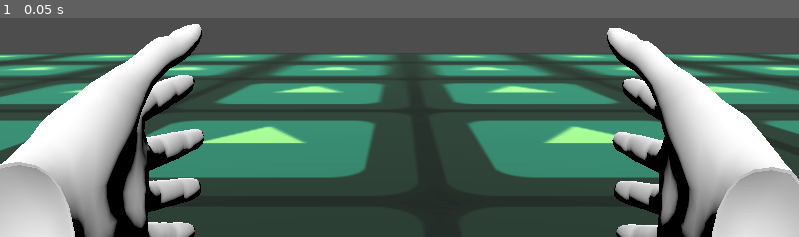
Above: before the commit, frame 1.
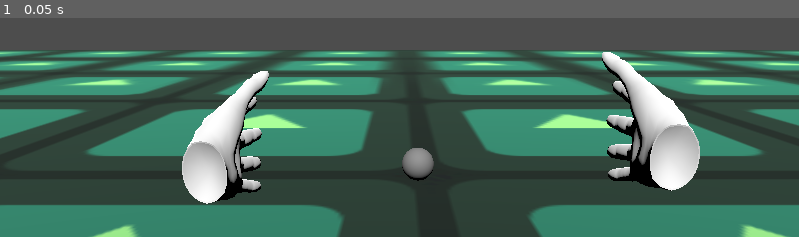
Above: after the commit, the same moment.

Repository: Hubi777111/rwr
Game: Godot game, scene res://main.tscn
Two runs of this game, one before a commit and one after it. Both use one fixed random seed, a clock stepped at 60 frames per second and the inputs below. The engine's default icon, where the game draws it, is replaced by a stand-in: a white triangle on a blue panel in a dark square.
Inputs:
- Up to frame 1 (0.05 s): no input

The runs differ from the first frame. In frame 1, 58% of the frame differs, in the area x 0-100%, y 2-100%.

Commit message:
Naprawa kolizji - teleportacja dziala

Diff:
--- a/project_files/main.tscn
+++ b/project_files/main.tscn
@@ -27,8 +27,8 @@
 [node name="XROrigin3D" type="XROrigin3D" parent="." unique_id=638771831]
 
 [node name="XRCamera3D" type="XRCamera3D" parent="XROrigin3D" unique_id=911150710]
-transform = Transform3D(1, 0, 0, 0, 1, 0, 0, 0, 1, -0.0463363, 0.17812434, 0.34927744)
-fov = 44.485344
+transform = Transform3D(1, 0, 0, 0, 1, 0, 0, 0, 1, -0.023053147, 0.119106025, 0.56516355)
+fov = 43.450256
 
 [node name="LeftController" type="XRController3D" parent="XROrigin3D" unique_id=1123161205]
 tracker = &"left_hand"
@@ -36,7 +36,7 @@
 [node name="HandLeftRoot" type="Node3D" parent="XROrigin3D/LeftController" unique_id=649238948]
 
 [node name="hand_l" parent="XROrigin3D/LeftController/HandLeftRoot" unique_id=1596958218 instance=ExtResource("2_h2yge")]
-transform = Transform3D(0.9979782, 0, -0.063556924, 0, 1, 0, 0.063556924, 0, 0.9979782, -0.21780626, 0.080360025, 0.074787006)
+transform = Transform3D(0.9979782, 0, -0.063556924, 0, 1, 0, 0.063556924, 0, 0.9979782, -0.22329938, -0.041885734, -0.033606276)
 
 [node name="RightController" type="XRController3D" parent="XROrigin3D" unique_id=730045456]
 tracker = &"right_hand"
@@ -45,7 +45,7 @@
 [node name="HandRightRoot" type="Node3D" parent="XROrigin3D/RightController" unique_id=1029811899]
 
 [node name="hand_r" parent="XROrigin3D/RightController/HandRightRoot" unique_id=346969004 instance=ExtResource("3_1bvp3")]
-transform = Transform3D(0.9995746, 0.010848274, -0.027079033, -0.010876814, 0.9999405, -0.0009066798, 0.027067587, 0.0012010895, 0.99963295, 0.12531532, 0.07735057, 0.0721402)
+transform = Transform3D(0.9995746, 0.010848274, -0.027079033, -0.010876814, 0.9999405, -0.0009066798, 0.027067587, 0.0012010895, 0.99963295, 0.24396242, -0.016981378, 0.0031827614)
 
 [node name="RayCast3D" type="RayCast3D" parent="XROrigin3D/RightController" unique_id=649848518]
 target_position = Vector3(0, -5, -10)
Not shown, changed: docs/index.pck
